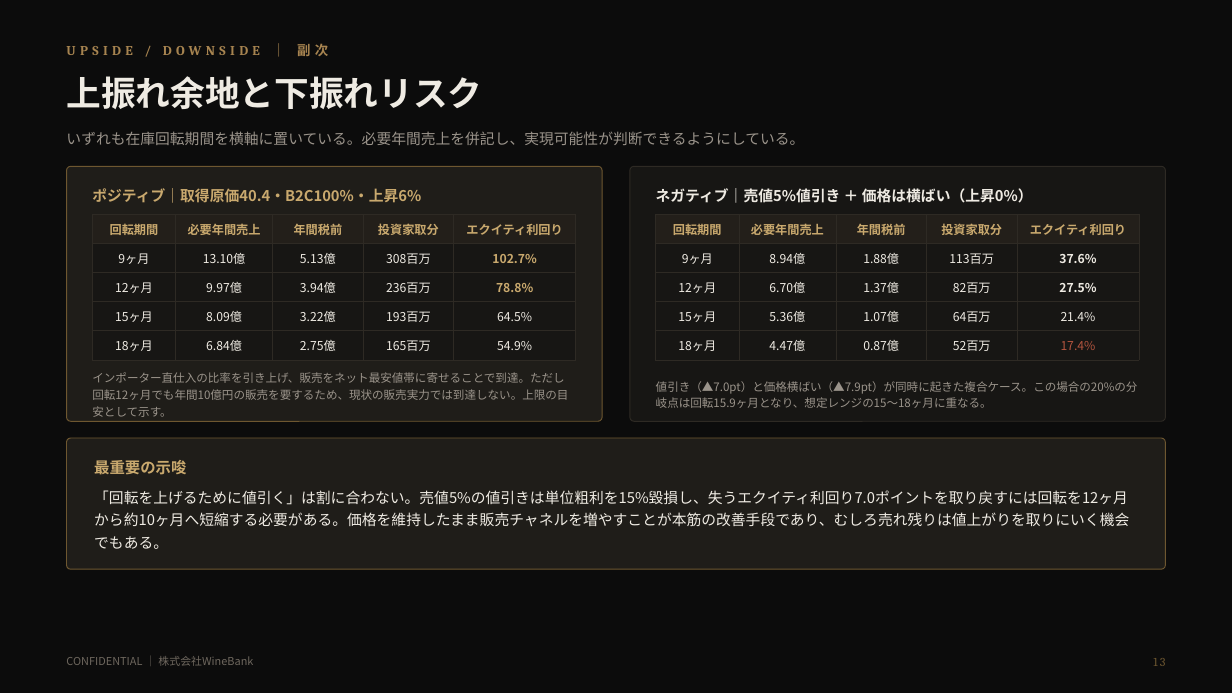
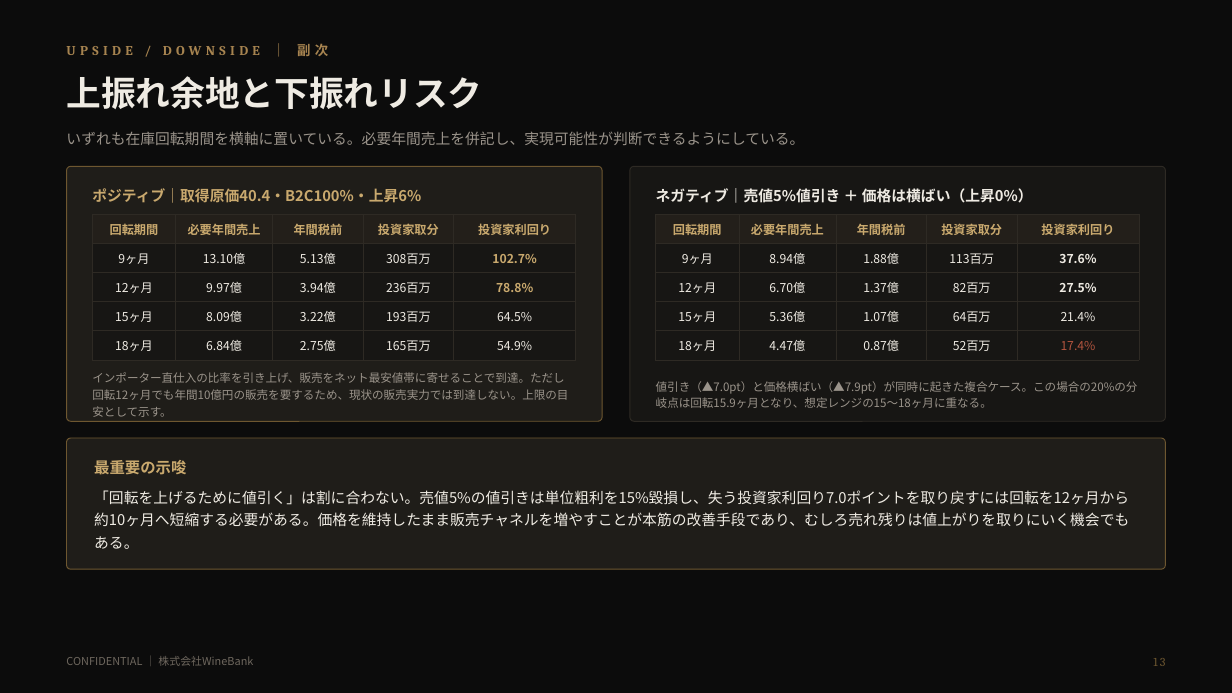
Before and after one commit to nakano-winebank/wine-auction, a slide deck: slide 14 of docs/wine-fund/WineBank_ワインファンドSPC組成提案_5億_20260811.pptx. Drawn at 1232x693 pixels with LibreOffice and Linux fonts; fonts in the diff are those of the drawing. Boxes give left, top, right and bottom in pixels: in the first picture for what was removed or moved away, otherwise in the second. Text is boxed around its words. In the diff, an @@ line names an element or a change of style, - is before the commit and + after.

```diff
--- a/docs/wine-fund/WineBank_ワインファンドSPC組成提案_5億_20260811.pptx
+++ b/docs/wine-fund/WineBank_ワインファンドSPC組成提案_5億_20260811.pptx
@@ table at bbox=[92, 214, 576, 355] @@
-row 1, column 5: エクイティ利回り
+row 1, column 5: 投資家利回り
@@ table at bbox=[656, 214, 1140, 355] @@
-row 1, column 5: エクイティ利回り
+row 1, column 5: 投資家利回り
@@ text at bbox=[94, 490, 1129, 549]: text changed @@
-「回転を上げるために値引く」は割に合わない。売値5%の値引きは単位粗利を15%毀損し、失うエクイティ利回り7.0ポイントを取り戻すには回転を12ヶ月から約10ヶ月へ短縮する必要がある。価格を維持したまま販売チャネルを増やすことが本筋の改善手段であり、むしろ売れ残りは値上がりを取りにいく機会でもある。
+「回転を上げるために値引く」は割に合わない。売値5%の値引きは単位粗利を15%毀損し、失う投資家利回り7.0ポイントを取り戻すには回転を12ヶ月から約10ヶ月へ短縮する必要がある。価格を維持したまま販売チャネルを増やすことが本筋の改善手段であり、むしろ売れ残りは値上がりを取りにいく機会でもある。
```
Also in this commit, not shown: 11 other slides changed, 4 other files.
